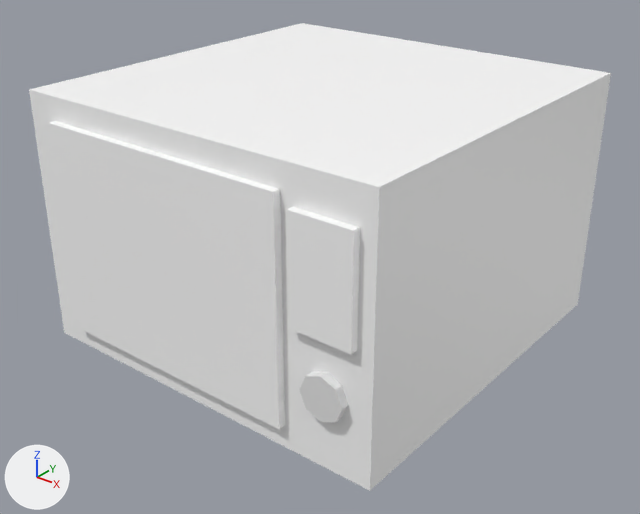
Before and after pictures for a commit that changed the glTF model assets/objects/Electronics/Microwave/Microwave.glb.
Both versions are drawn from a 50 mm lens placed at (3.17, -4.06, 2.49), pointed at (0.05, -0.15, 0.07). The lights are fixed; the arrows at lower left show +X, +Y and +Z. The first picture is the older version. Vertices at exactly the same position are counted once.

The older version as bpy lines, for what is in view:
```python
mat_material = principled_material('Material')
mat_material.base_color = (1.0, 1.0, 1.0)  # white #ffffff
mat_material_001 = principled_material('Material.001')
mat_material_001.base_color = (1.0, 1.0, 1.0)  # white #ffffff
mat_material_002 = principled_material('Material.002')
mat_material_002.base_color = (1.0, 1.0, 1.0)  # white #ffffff
mat_material_003 = principled_material('Material.003')
mat_material_003.base_color = (0.8, 0.8, 0.8)  # white #e7e7e7
me_cube = bpy.data.meshes.new('Cube')
me_cube.from_pydata(...)  # a box spanning x -1.0..0.67, y -0.92..1.0, z -0.32..1.0
me_cube.materials.append(mat_material)  # white #ffffff
me_cube_001 = bpy.data.meshes.new('Cube.001')
me_cube_001.from_pydata(...)  # a box spanning x -1.22..1.22, y -1.22..1.22, z -0.46..1.14
me_cube_001.materials.append(mat_material_001)  # white #ffffff
me_cube_002 = bpy.data.meshes.new('Cube.002')
me_cube_002.from_pydata(...)  # a box spanning x 0.746..1.121, y -0.922..-0.49, z 0.314..0.934
me_cube_002.materials.append(mat_material_002)  # white #ffffff
me_cylinder = bpy.data.meshes.new('Cylinder')
me_cylinder.from_pydata(...)  # an 8-sided cylinder along y spanning x -8.12..-6.12, y -19.08..-17.08, z -0.94..1.06
me_cylinder.materials.append(mat_material_003)  # white #e7e7e7
ob_cube = bpy.data.objects.new('Cube', me_cube)
ob_cube.location = (0.0, -0.339, 0.0)
ob_cube_001 = bpy.data.objects.new('Cube.001', me_cube_001)
ob_cube_001.location = (0.0, 0.0, 0.0)
ob_cube_002 = bpy.data.objects.new('Cube.002', me_cube_002)
ob_cube_002.location = (0.0, -0.339, 0.0)
ob_cylinder = bpy.data.objects.new('Cylinder', me_cylinder)
ob_cylinder.location = (0.0, -3.527, 0.0)
ob_cylinder.scale = (-0.132, -0.132, -0.132)
```
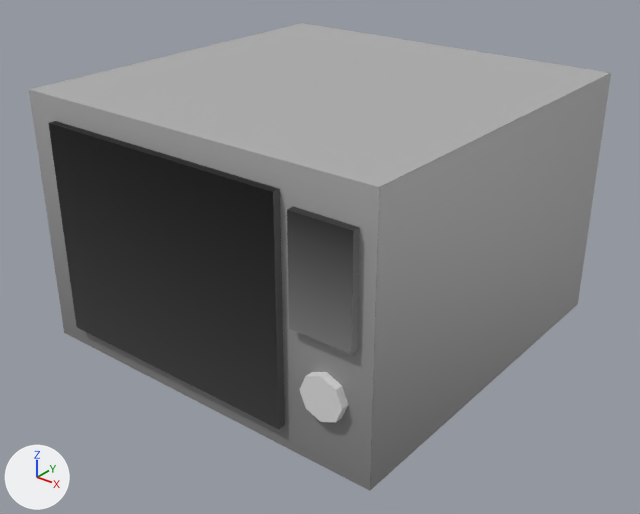
Location of each change, [x1, y1, x2, y2] in pixels of the pictures (640 x 514 px):
'Cube.001', surface changed (white to grey): [29, 23, 611, 491] in both
'Cube', surface changed (white to black): [49, 121, 285, 429] in both
'Cube.002', surface changed (white to grey): [287, 207, 360, 355] in both

What the commit changed:
Picture 'Button Panel Texture' (img_button_panel_texture) is new.
Picture 'Spinner Button Texture' (img_spinner_button_texture) is new.
Picture 'Base Microwave Texture' (img_base_microwave_texture) is new.
Picture 'Inside Microwave Texture' (img_inside_microwave_texture) is new.
In material 'Material' (mat_material), base_color is no longer (1.0, 1.0, 1.0), white #ffffff.
In material 'Material' (mat_material), texture is now set to img_inside_microwave_texture.
In material 'Material.001' (mat_material_001), base_color is no longer (1.0, 1.0, 1.0), white #ffffff.
In material 'Material.001' (mat_material_001), texture is now set to img_base_microwave_texture.
In material 'Material.003' (mat_material_003), base_color is no longer (0.8, 0.8, 0.8), white #e7e7e7.
In material 'Material.003' (mat_material_003), texture is now set to img_spinner_button_texture.
In material 'Material.002' (mat_material_002), base_color is no longer (1.0, 1.0, 1.0), white #ffffff.
In material 'Material.002' (mat_material_002), texture is now set to img_button_panel_texture.
me_cube_001 has 8 vertices, 12 faces and spans x -1.22..1.22, y -1.22..1.22, z -0.46..1.14.
me_cube_001 is used by ob_cube_001; location (0.0, 0.0, 0.0).
me_cube_001 part 1: texture (UV) coordinates of 12 of 12 faces, centred in x -1.22..1.22, y -1.22..1.22, z -0.46..1.14, changed; they spanned u 0.12..0.88, v 0.0..1.0 and now span u 0.0..1.0, v 0.0..0.86.
